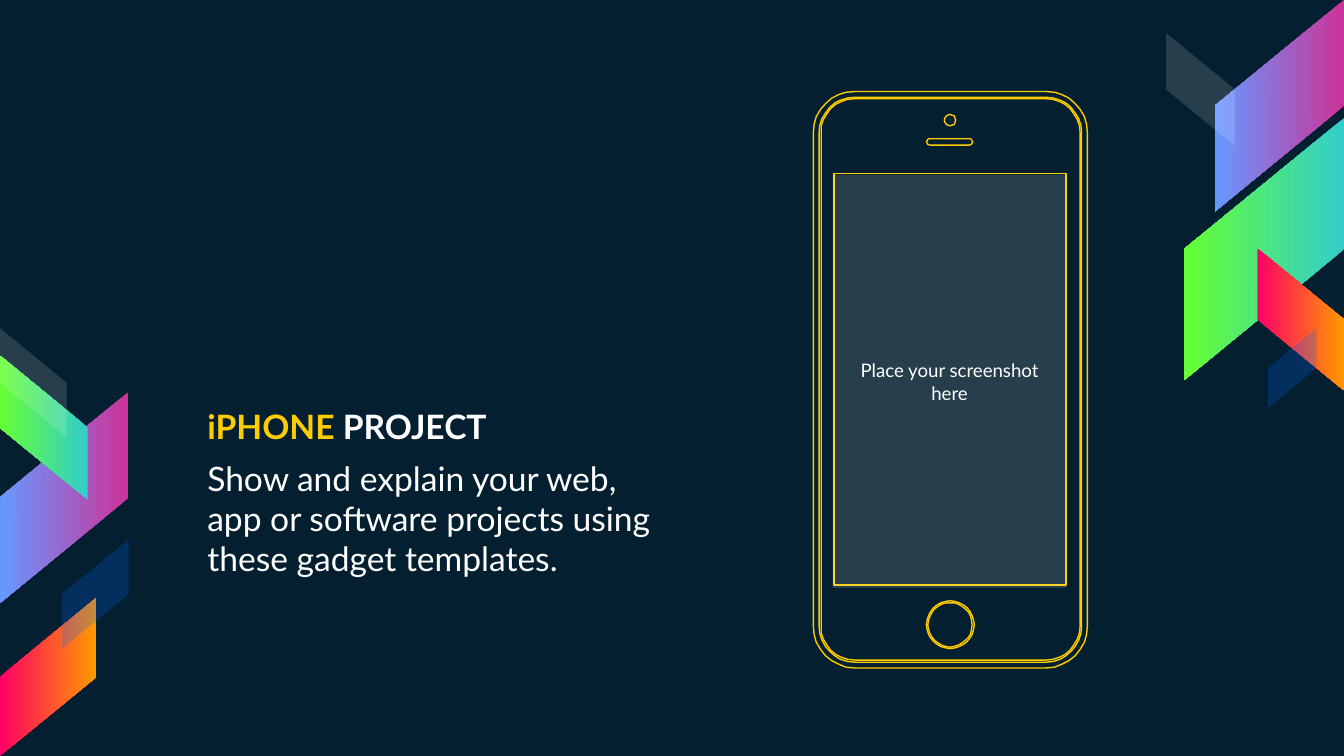
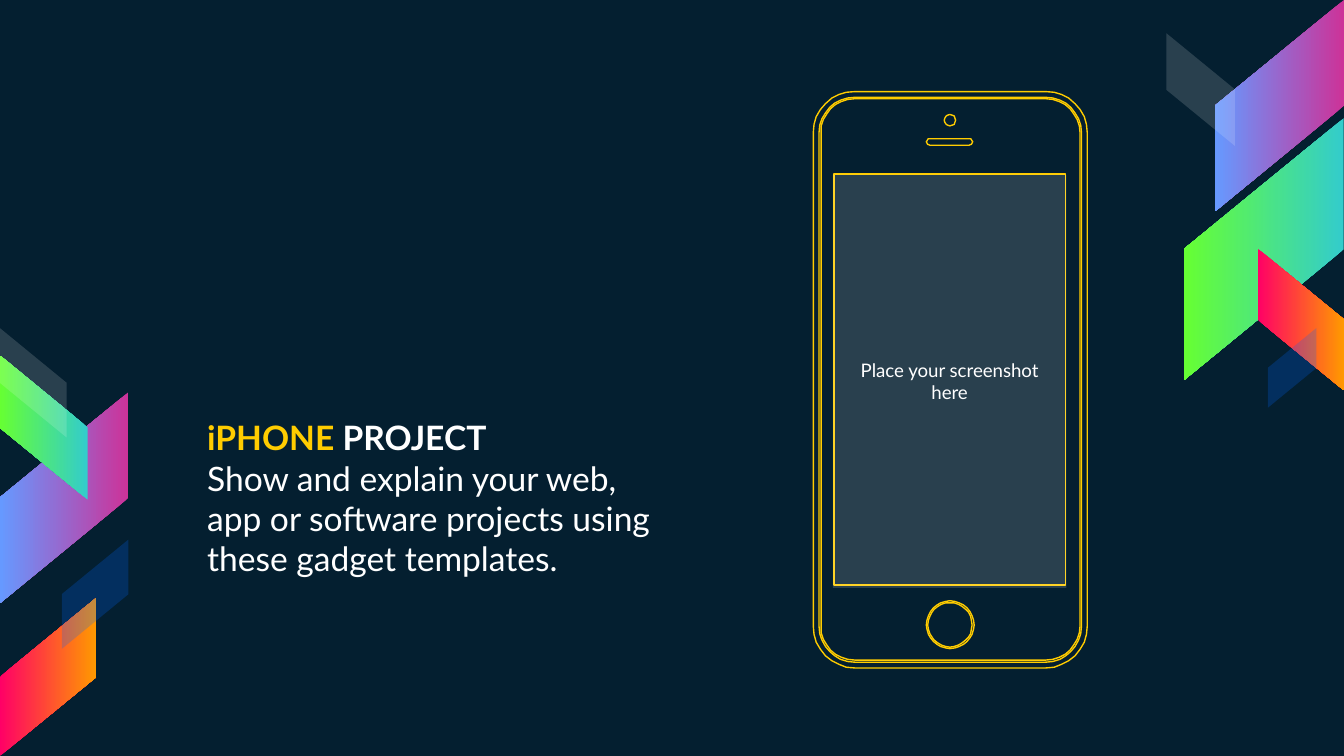
Before and after one commit to AlexJakovljevic/Gibbs-Sampling, a slide deck: slide 19 of gibbs.pptx (slide 21 before the commit). Drawn at 1344x756 pixels with LibreOffice and Linux fonts; fonts in the diff are those of the drawing. Boxes give left, top, right and bottom in pixels: in the first picture for what was removed or moved away, otherwise in the second. Text is boxed around its words. In the diff, an @@ line names an element or a change of style, - is before the commit and + after.

```diff
--- a/gibbs.pptx
+++ b/gibbs.pptx
@@ text "iPHONE PROJECT" at [207, 425, 650, 577]: less space between paragraphs @@
@@ freeform shape at [813, 91, 1087, 668]: outline #FFCC00 0.75 pt to #FFCC00 0.74 pt; outline redrawn @@
@@ rectangle "Place your screenshot here" at [833, 175, 1067, 587]: fill #FFFFFF at 14% opacity to #FFFFFF at 15% opacity @@
```
Also in this commit, not shown: 23 other slides changed, 2 slides added, 4 slides removed.
